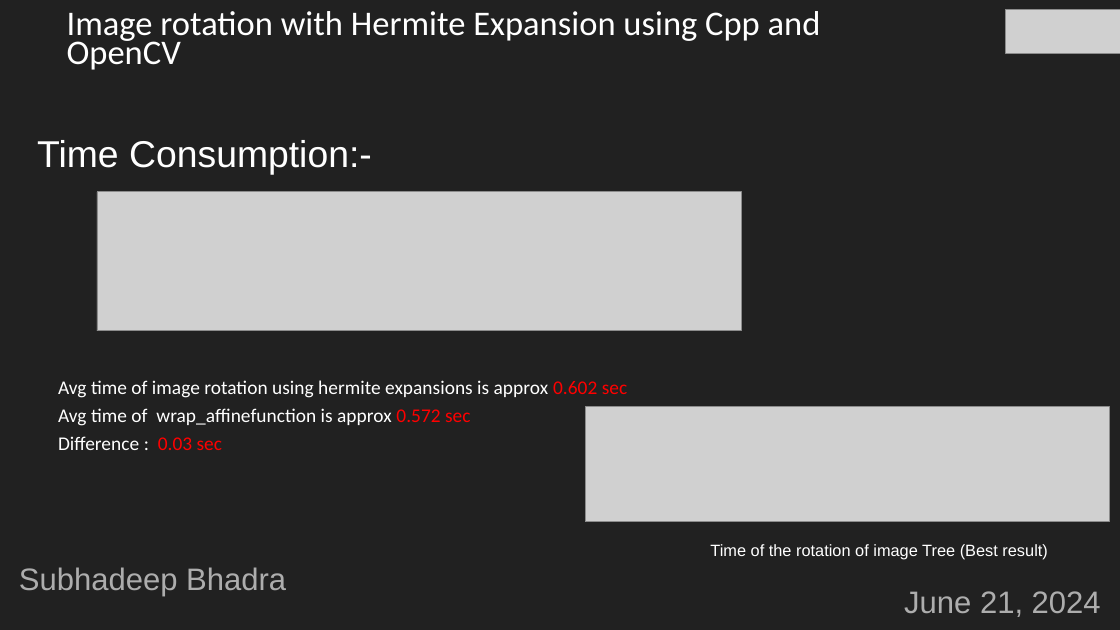
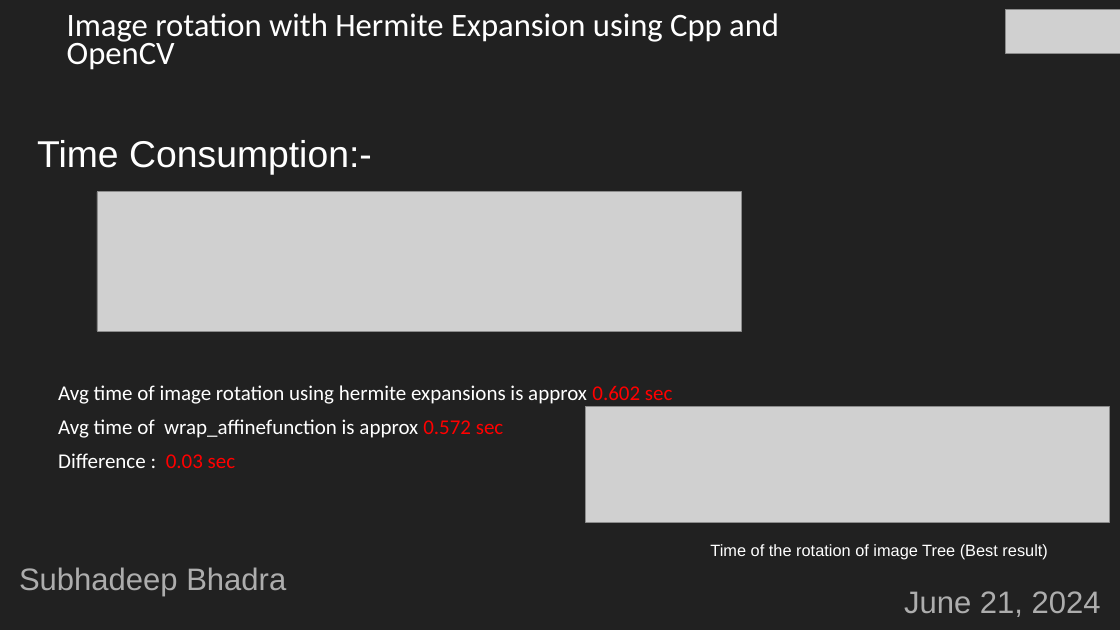
Before and after one commit to BillyDoesDev/fast-image-rotation, a slide deck: slide 33 of PPTS/Merged_Final-PPT.pptx. Drawn at 1120x630 pixels with LibreOffice and Linux fonts; fonts in the diff are those of the drawing; grey boxes stand for pictures. Boxes give left, top, right and bottom in pixels: in the first picture for what was removed or moved away, otherwise in the second. Text is boxed around its words. In the diff, an @@ line names an element or a change of style, - is before the commit and + after.

```diff
--- a/PPTS/Merged_Final-PPT.pptx
+++ b/PPTS/Merged_Final-PPT.pptx
@@ text "Image rotation with Hermite Expansion ..." at [67,13,779,70]: size 29.6 to 28 pt @@
@@ text "Avg time of image rotation ..." at [58,385,673,468]: size 16.6 to 18 pt; line spacing 0.7 to 0.9 @@
```
Also in this commit, not shown: 70 other slides changed, 2 slides added.
